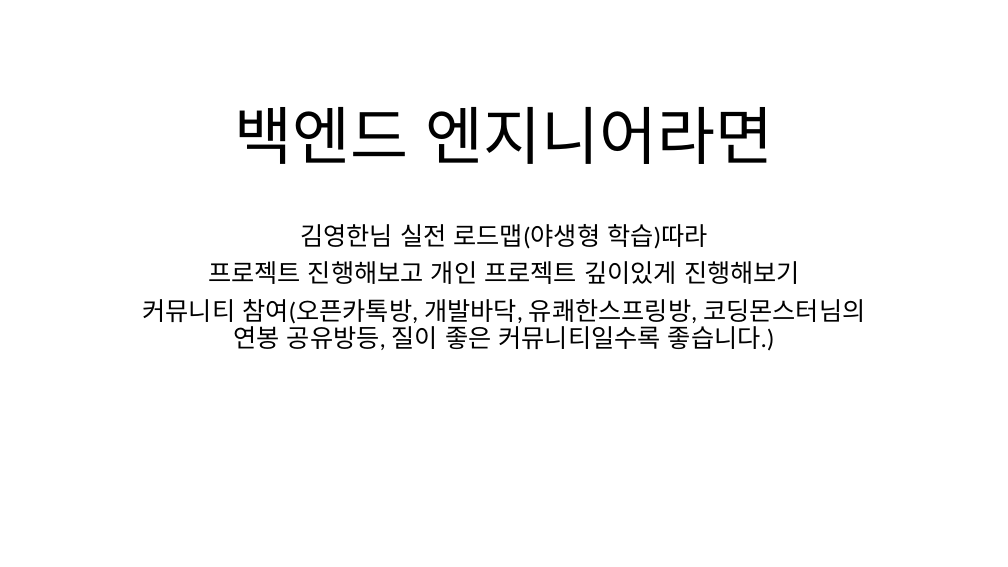
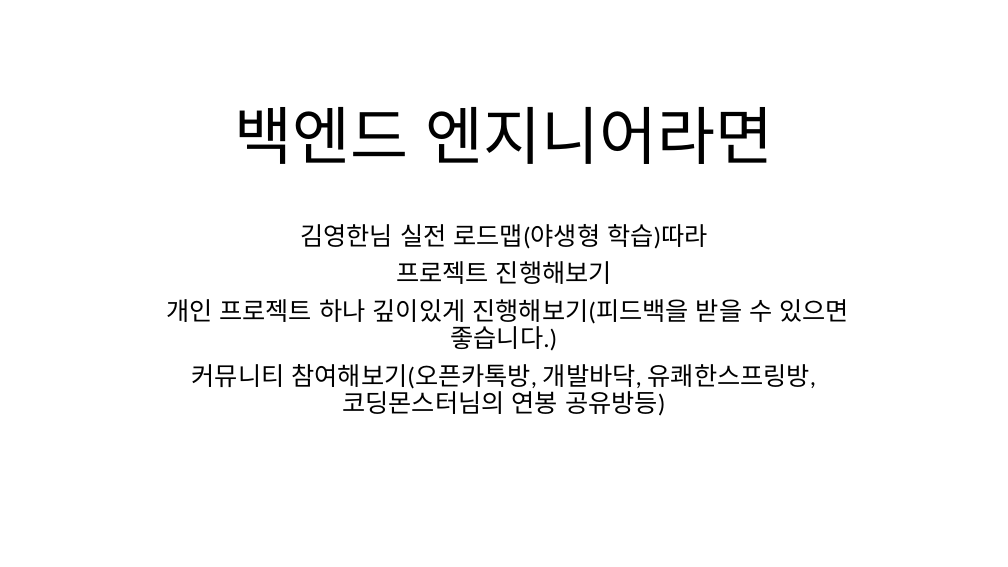
Before and after one commit to dharana77/metoringPython, a slide deck: slide 6 of 피피티_마무리.pptx (slide 7 before the commit). Drawn at 1008x567 pixels with LibreOffice and Linux fonts; fonts in the diff are those of the drawing. Boxes give left, top, right and bottom in pixels: in the first picture for what was removed or moved away, otherwise in the second. Text is boxed around its words. In the diff, an @@ line names an element or a change of style, - is before the commit and + after.

```diff
--- a/피피티_마무리.pptx
+++ b/피피티_마무리.pptx
@@ subtitle at [166, 261, 850, 416]: text changed @@
-프로젝트 진행해보고 개인 프로젝트 깊이있게 진행해보기
-커뮤니티 참여(오픈카톡방, 개발바닥, 유쾌한스프링방, 코딩몬스터님의 연봉 공유방등, 질이 좋은 커뮤니티일수록 좋습니다.)
+프로젝트 진행해보기
+개인 프로젝트 하나 깊이있게 진행해보기(피드백을 받을 수 있으면 좋습니다.)
+커뮤니티 참여해보기(오픈카톡방, 개발바닥, 유쾌한스프링방, 코딩몬스터님의 연봉 공유방등)
```
Also in this commit, not shown: 19 other slides changed, 1 slide removed, 1 other file.
